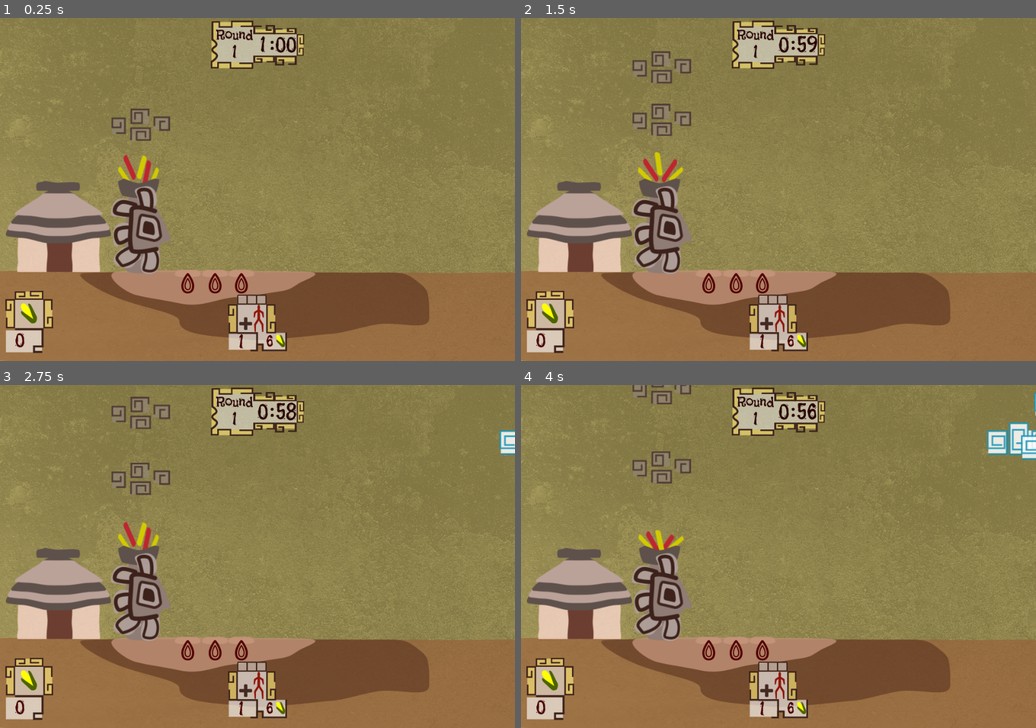
Above: before the commit, frames 1-4 (two rows, left to right).
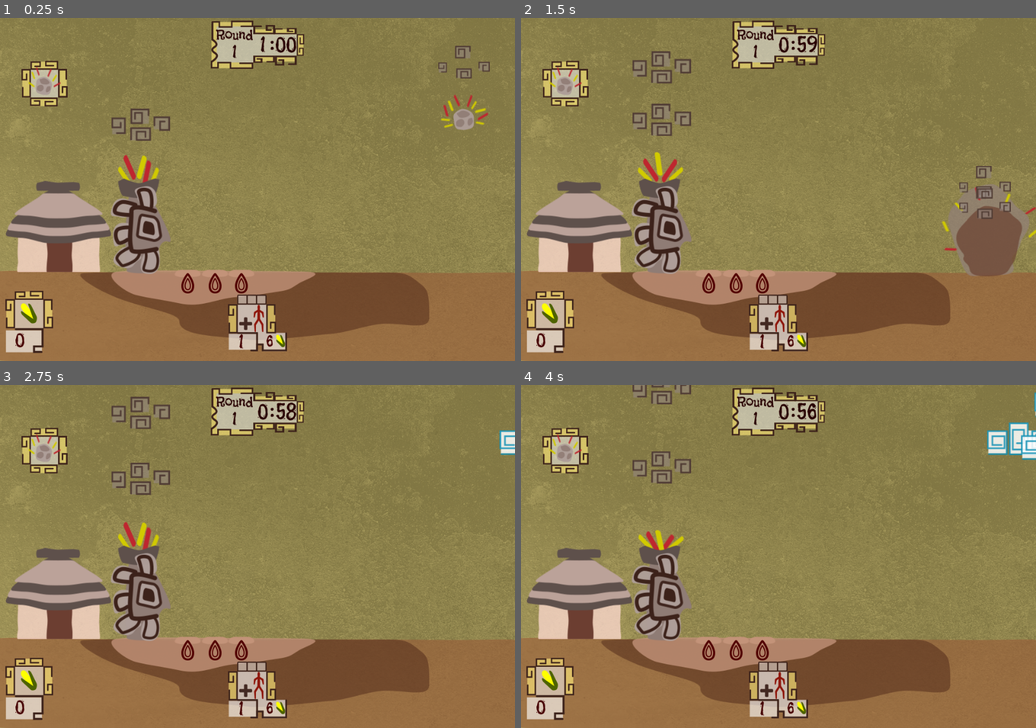
Above: after the commit, the same moments.

Repository: solivo/popol
Game: Godot game, scene res://main/Main.tscn
The game is run twice, just before and just after one commit, with the same random seed, the same clock (stepped at 60 frames per second) and the same inputs.
Inputs (mouse positions are in pixels of both pictures, inside the frame that each line leads up to):
- Up to frame 1 (0.25 s): no input
- Up to frame 2 (1.5 s): click (567, 138) at 0.52 s; click "1" at 1.25 s
- Up to frame 3 (2.75 s): click "1" at 2 s
- Up to frame 4 (4 s): click (567, 505) at 2.77 s; click "1" at 3.5 s

The runs differ from the first frame. In frame 1, 1.6% of the frame differs, in the area x 4-96%, y 8-33%; in frame 2, 4.2%, in the area x 4-100%, y 12-76%; in frame 3, 1.0%; in frame 4, 1.0%.

Commit message:
Meteor Scene created

Diff:
--- a/main/Main.tscn
+++ b/main/Main.tscn
@@ -13,6 +13,7 @@
 [ext_resource path="res://scenes/gui/assets/fonts/font_panel.tres" type="DynamicFont" id=11]
 [ext_resource path="res://scenes/gui/assets/fonts/font_cost_panel.tres" type="DynamicFont" id=12]
 [ext_resource path="res://scenes/gui/assets/corn_amount_panel/corn_amount_panel.png" type="Texture" id=13]
+[ext_resource path="res://scenes/gui/assets/powers_buttons/meteor_button.png" type="Texture" id=14]
 
 [sub_resource type="DynamicFont" id=1]
 size = 26
@@ -33,6 +34,7 @@
 script = ExtResource( 2 )
 
 [node name="RoundPanelContainer" type="MarginContainer" parent="GUI"]
+editor/display_folded = true
 anchor_left = 0.5
 anchor_right = 0.5
 margin_left = -87.0
@@ -218,6 +220,19 @@
 custom_colors/font_color = Color( 0.278431, 0.0156863, 0.0156863, 1 )
 text = "0"
 align = 1
+
+[node name="PowersPanel" type="MarginContainer" parent="GUI"]
+anchor_top = 0.5
+anchor_bottom = 0.5
+margin_left = 40.0
+margin_top = -240.0
+margin_right = 86.0
+margin_bottom = 42.5
+
+[node name="MeteorPower" type="TextureButton" parent="GUI/PowersPanel"]
+margin_right = 86.0
+margin_bottom = 282.0
+texture_normal = ExtResource( 14 )
 [connection signal="corn_amount_changed" from="World" to="GUI" method="_on_World_corn_amount_changed"]
 [connection signal="progress_unit_creation_changed" from="World" to="GUI" method="_on_World_progress_unit_creation_changed"]
 [connection signal="round_changed" from="World" to="GUI" method="_on_World_round_changed"]
--- a/scenes/human/warrior/Warrior.gd
+++ b/scenes/human/warrior/Warrior.gd
@@ -113,6 +113,11 @@
 	else:
 		$AnimationPlayer.play("warrior_attacking_right_1")
 
+func receive_impact():
+	print("Impact hit")
+	#Play animation
+	queue_free()
+
 func kill_warrior():
 	emit_signal("unit_killed", unit_type)
 	if current_side == "right":
--- /dev/null
+++ b/scenes/power/meteor/Meteor.gd
@@ -0,0 +1,27 @@
+extends KinematicBody2D
+
+export var speed : = 280
+
+#Flag
+var impacting = false
+
+# Called when the node enters the scene tree for the first time.
+func _ready() -> void:
+	pass # Replace with function body.
+
+# Called every frame. 'delta' is the elapsed time since the previous frame.
+func _process(delta: float) -> void:
+	if not impacting:
+		move_and_slide(Vector2.DOWN * speed)
+
+
+func _on_GroundDetector_body_entered(body: PhysicsBody2D) -> void:
+	if body.is_in_group("ground"):
+		impacting = true
+		$ImpactArea.monitoring = true
+		$AnimationPlayer.play("meteor_impacting")
+
+
+func _on_ImpactArea_body_entered(body: PhysicsBody2D) -> void:
+	if body is Warrior:
+		body.receive_impact()
--- /dev/null
+++ b/scenes/power/meteor/Meteor.tscn
@@ -0,0 +1,143 @@
+[gd_scene load_steps=17 format=2]
+
+[ext_resource path="res://scenes/power/meteor/Meteor.gd" type="Script" id=1]
+[ext_resource path="res://scenes/power/meteor/assets/meteor_2.png" type="Texture" id=2]
+[ext_resource path="res://scenes/power/meteor/assets/meteor_1.png" type="Texture" id=3]
+[ext_resource path="res://scenes/power/meteor/assets/meteor_3.png" type="Texture" id=4]
+[ext_resource path="res://scenes/power/meteor/assets/meteor_4.png" type="Texture" id=5]
+[ext_resource path="res://scenes/power/meteor/assets/meteor_impact_1.png" type="Texture" id=6]
+[ext_resource path="res://scenes/power/meteor/assets/meteor_impact_3.png" type="Texture" id=7]
+[ext_resource path="res://scenes/power/meteor/assets/meteor_impact_4.png" type="Texture" id=8]
+[ext_resource path="res://scenes/power/meteor/assets/meteor_impact_5.png" type="Texture" id=9]
+[ext_resource path="res://scenes/power/meteor/assets/meteor_impact_6.png" type="Texture" id=10]
+[ext_resource path="res://scenes/power/meteor/assets/particles_meteor.png" type="Texture" id=11]
+
+[sub_resource type="Animation" id=1]
+resource_name = "meteor_falling"
+length = 0.6
+loop = true
+tracks/0/type = "value"
+tracks/0/path = NodePath("Sprite:texture")
+tracks/0/interp = 1
+tracks/0/loop_wrap = true
+tracks/0/imported = false
+tracks/0/enabled = true
+tracks/0/keys = {
+"times": PoolRealArray( 0, 0.2, 0.4, 0.6 ),
+"transitions": PoolRealArray( 1, 1, 1, 0.965936 ),
+"update": 1,
+"values": [ ExtResource( 3 ), ExtResource( 2 ), ExtResource( 4 ), ExtResource( 5 ) ]
+}
+tracks/1/type = "value"
+tracks/1/path = NodePath("CPUParticles2D:emitting")
+tracks/1/interp = 1
+tracks/1/loop_wrap = true
+tracks/1/imported = false
+tracks/1/enabled = true
+tracks/1/keys = {
+"times": PoolRealArray( 0 ),
+"transitions": PoolRealArray( 1 ),
+"update": 1,
+"values": [ true ]
+}
+
+[sub_resource type="Animation" id=2]
+resource_name = "meteor_impacting"
+length = 0.8
+loop = true
+tracks/0/type = "value"
+tracks/0/path = NodePath("Sprite:texture")
+tracks/0/interp = 1
+tracks/0/loop_wrap = true
+tracks/0/imported = false
+tracks/0/enabled = true
+tracks/0/keys = {
+"times": PoolRealArray( 0, 0.2, 0.3, 0.4, 0.6, 0.7 ),
+"transitions": PoolRealArray( 1.41421, 1, 1, 21.8566, 1, 1 ),
+"update": 1,
+"values": [ ExtResource( 6 ), ExtResource( 7 ), ExtResource( 7 ), ExtResource( 8 ), ExtResource( 9 ), ExtResource( 10 ) ]
+}
+tracks/1/type = "value"
+tracks/1/path = NodePath("Sprite:position")
+tracks/1/interp = 1
+tracks/1/loop_wrap = true
+tracks/1/imported = false
+tracks/1/enabled = true
+tracks/1/keys = {
+"times": PoolRealArray( 0, 0.2, 0.6, 0.8 ),
+"transitions": PoolRealArray( 1, 1, 1, 1 ),
+"update": 1,
+"values": [ Vector2( 10, 0 ), Vector2( 10, -50 ), Vector2( 10, -60 ), Vector2( 10, -80 ) ]
+}
+tracks/2/type = "value"
+tracks/2/path = NodePath("CPUParticles2D:emitting")
+tracks/2/interp = 1
+tracks/2/loop_wrap = true
+tracks/2/imported = false
+tracks/2/enabled = true
+tracks/2/keys = {
+"times": PoolRealArray( 0, 0.2, 0.4 ),
+"transitions": PoolRealArray( 1, 1, 1 ),
+"update": 1,
+"values": [ true, false, false ]
+}
+tracks/3/type = "method"
+tracks/3/path = NodePath(".")
+tracks/3/interp = 1
+tracks/3/loop_wrap = true
+tracks/3/imported = false
+tracks/3/enabled = true
+tracks/3/keys = {
+"times": PoolRealArray( 0.8 ),
+"transitions": PoolRealArray( 1 ),
+"values": [ {
+"args": [  ],
+"method": "queue_free"
+} ]
+}
+
+[sub_resource type="CapsuleShape2D" id=3]
+radius = 25.3011
+height = 0.867424
+
+[sub_resource type="CapsuleShape2D" id=4]
+radius = 51.0581
+
+[sub_resource type="RectangleShape2D" id=5]
+extents = Vector2( 44.025, 10 )
+
+[node name="Meteor" type="KinematicBody2D"]
+script = ExtResource( 1 )
+
+[node name="Sprite" type="Sprite" parent="."]
+texture = ExtResource( 2 )
+
+[node name="AnimationPlayer" type="AnimationPlayer" parent="."]
+autoplay = "meteor_falling"
+anims/meteor_falling = SubResource( 1 )
+anims/meteor_impacting = SubResource( 2 )
+
+[node name="CPUParticles2D" type="CPUParticles2D" parent="."]
+position = Vector2( 0, -90 )
+amount = 2
+texture = ExtResource( 11 )
+gravity = Vector2( 0, -98 )
+
+[node name="CollisionShape2D" type="CollisionShape2D" parent="."]
+shape = SubResource( 3 )
+
+[node name="ImpactArea" type="Area2D" parent="."]
+monitoring = false
+monitorable = false
+
+[node name="CollisionShape2D" type="CollisionShape2D" parent="ImpactArea"]
+shape = SubResource( 4 )
+
+[node name="GroundDetector" type="Area2D" parent="."]
+position = Vector2( 0, 30 )
+collision_mask = 2
+
+[node name="CollisionShape2D" type="CollisionShape2D" parent="GroundDetector"]
+shape = SubResource( 5 )
+[connection signal="body_entered" from="ImpactArea" to="." method="_on_ImpactArea_body_entered"]
+[connection signal="body_entered" from="GroundDetector" to="." method="_on_GroundDetector_body_entered"]
--- a/world/World.tscn
+++ b/world/World.tscn
@@ -1,10 +1,11 @@
-[gd_scene load_steps=12 format=2]
+[gd_scene load_steps=13 format=2]
 
 [ext_resource path="res://world/World.gd" type="Script" id=1]
 [ext_resource path="res://world/assets/background.png" type="Texture" id=2]
 [ext_resource path="res://world/Cloud_border.gd" type="Script" id=3]
 [ext_resource path="res://world/ground.png" type="Texture" id=4]
 [ext_resource path="res://scenes/building/Building.tscn" type="PackedScene" id=5]
+[ext_resource path="res://scenes/power/meteor/Meteor.tscn" type="PackedScene" id=6]
 
 [sub_resource type="RectangleShape2D" id=1]
 extents = Vector2( 480, 240 )
@@ -63,7 +64,9 @@
 [node name="CollisionShape2D" type="CollisionShape2D" parent="CloudBorder/RainArea"]
 shape = SubResource( 3 )
 
-[node name="Ground" type="StaticBody2D" parent="."]
+[node name="Ground" type="StaticBody2D" parent="." groups=[
+"ground",
+]]
 editor/display_folded = true
 position = Vector2( 480, 560 )
 z_index = -99
@@ -118,6 +121,9 @@
 
 [node name="SpawningExpulsionTimer" type="Timer" parent="."]
 wait_time = 0.2
+
+[node name="Meteor" parent="." instance=ExtResource( 6 )]
+position = Vector2( 864.922, 105.193 )
 [connection signal="battle_over" from="." to="Building" method="_on_World_battle_over"]
 [connection signal="battle_started" from="." to="Building" method="_on_World_battle_started"]
 [connection signal="unit_created" from="." to="Building" method="_on_World_unit_created"]
Not shown: 1 places in main/Main.tscn that only renumber resources
Binary file added: scenes/gui/assets/powers_buttons/meteor_button.png
Not shown, added: scenes/gui/assets/powers_buttons/meteor_button.png.import
Binary file added: scenes/power/meteor/assets/meteor_1.png
Not shown, added: scenes/power/meteor/assets/meteor_1.png.import
Binary file added: scenes/power/meteor/assets/meteor_2.png
Not shown, added: scenes/power/meteor/assets/meteor_2.png.import
Binary file added: scenes/power/meteor/assets/meteor_3.png
Not shown, added: scenes/power/meteor/assets/meteor_3.png.import
Binary file added: scenes/power/meteor/assets/meteor_4.png
Not shown, added: scenes/power/meteor/assets/meteor_4.png.import
Binary file added: scenes/power/meteor/assets/meteor_impact_1.png
(and 15 more such lines)
